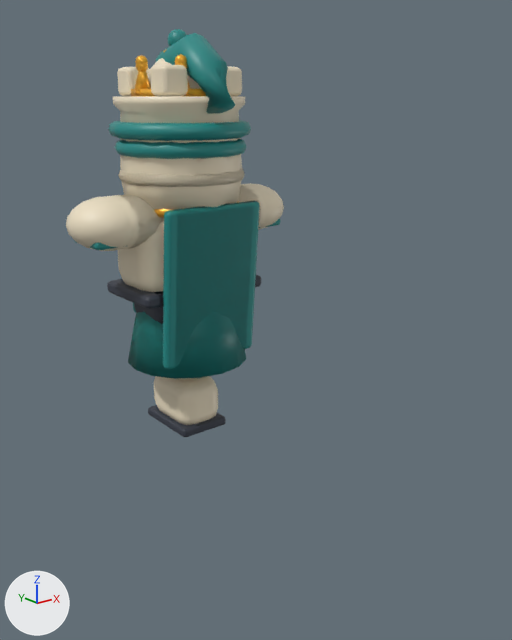
Before and after pictures for a commit that changed the glTF model checkfire/assets/figures.glb.
Camera for both pictures: a 50 mm camera at (-2.33, -3.62, 2.03) aimed at (0.06, -0.63, 0.84). Every picture has the same lights, and +X, +Y and +Z are marked at lower left. The first picture is the older version.

Objects in the first picture: 'Fig_body_b', 'Fig_body_k', 'Fig_body_n', 'Fig_body_p', 'Fig_body_q', 'Fig_body_r', 'Fig_leg'.
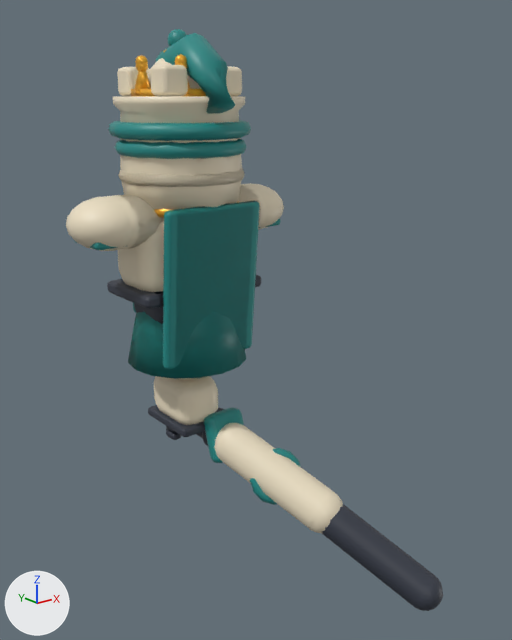
What changed in the scene script:
```text
Add me_fig_hand:
    me_fig_hand.from_pydata(...)  # 1148 vertices, 2184 faces; spans x -0.12..0.73, y -1.61..0.16, z -0.83..0.19
    # faces by material slot: [1548, 276, 360]
    me_fig_hand.materials.append(mat_joint)  # greyish blue #353a46
    me_fig_hand.materials.append(mat_teamaccent)  # cyan #1f8a86
    me_fig_hand.materials.append(mat_teammain)  # beige #efe2c6
Add ob_fig_hand:
    ob_fig_hand = bpy.data.objects.new('Fig_hand', me_fig_hand)
    ob_fig_hand.location = (0.0, 0.0, 0.0)
```

Location of each change, [x1, y1, x2, y2] in pixels of the pictures (512 x 640 px):
'Fig_hand', added
    after: [166, 408, 443, 611]
    faces in mat_teammain (beige #efe2c6): [214, 422, 343, 533]
    faces in mat_joint (greyish blue #353a46): [166, 408, 443, 611]
    faces in mat_teamaccent (cyan #1f8a86): [204, 408, 301, 505]
